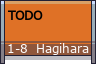
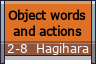
Before/after of a (96, 64) layered artwork. What changed in the layer stack:
renamed "1-8 Hagihara" to "2-8 Hagihara", painted on it over [7, 44, 14, 53]
renamed "TODO" to "Object words ...", painted on it over [8, 9, 86, 36]
